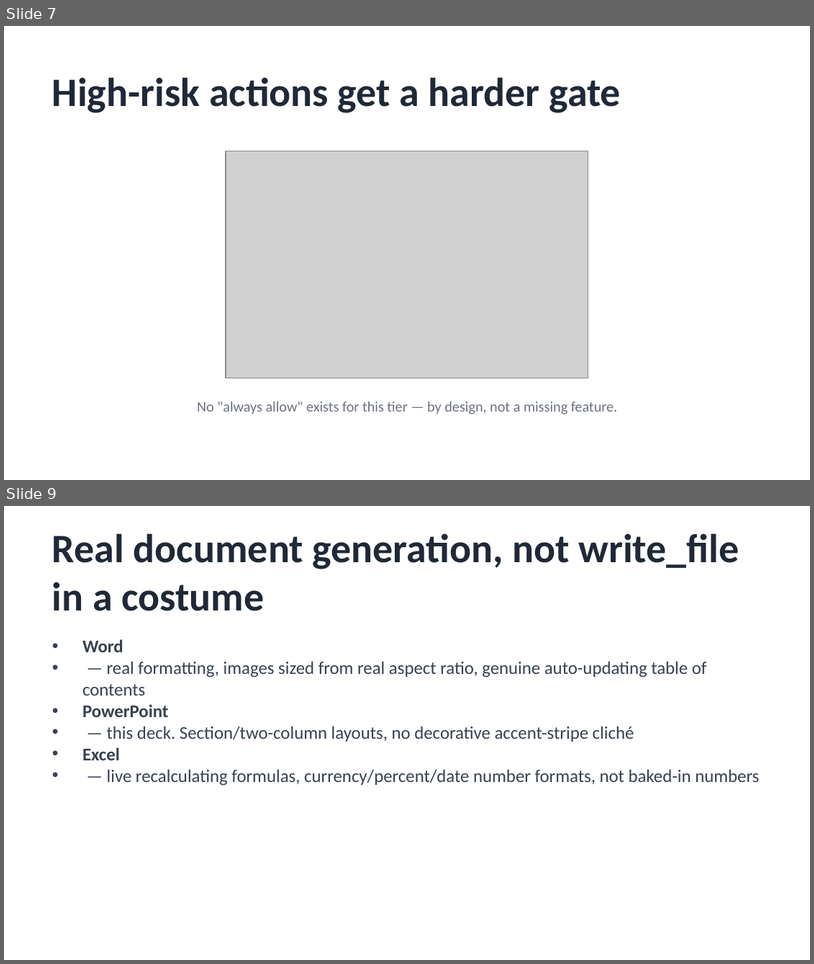
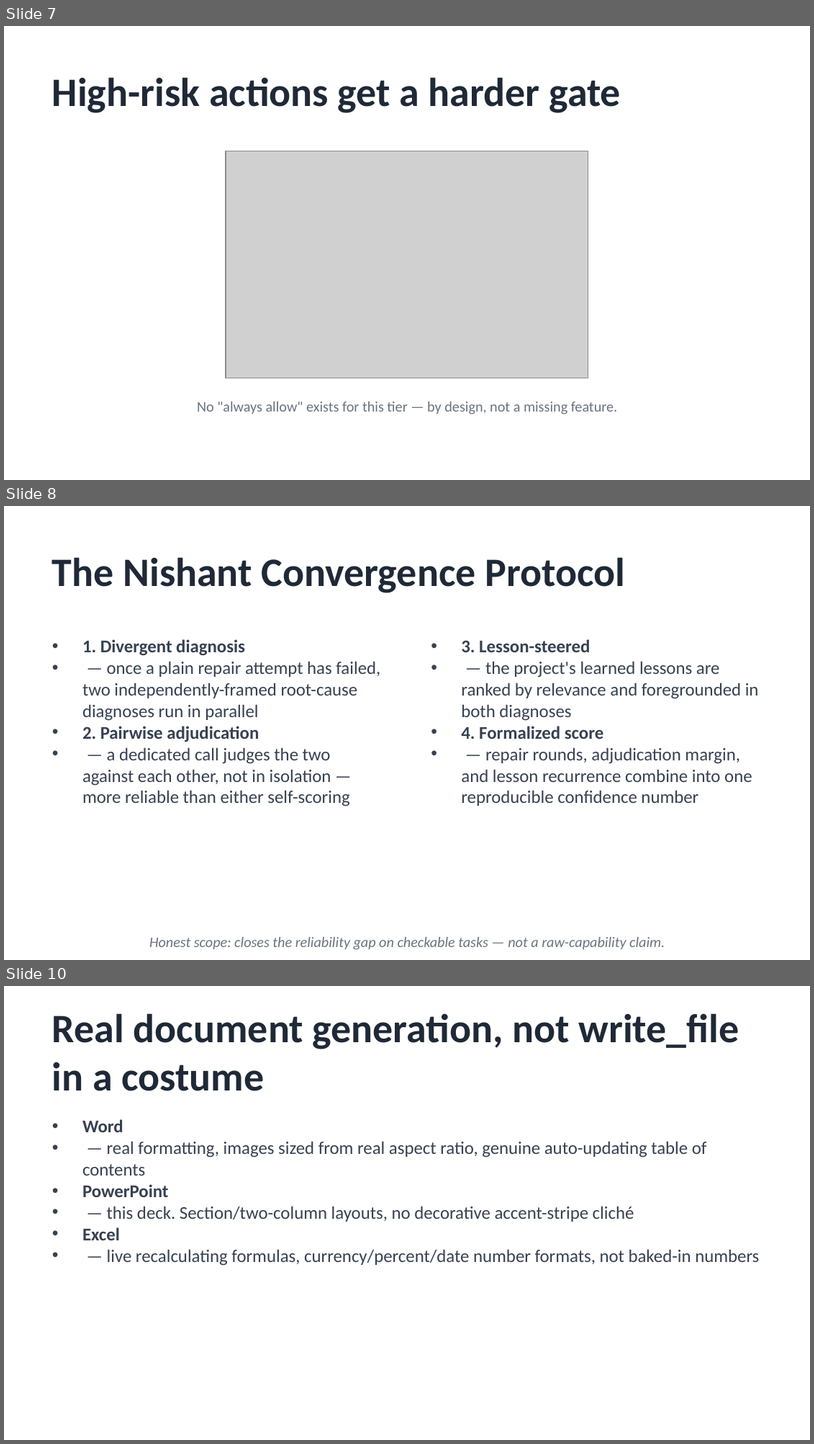
Before and after one commit to nishantsprabhakar/codingagent, a slide deck: docs/assets/Wrexlyn-Pitch-Deck.pptx. Shown one above the other, each under a label of ours: slides 7 and 9 before the commit, slides 7, 8 and 10 after it; the slides between them are not shown. The pictures are 814x964 and 814x1444 pixels, drawn with LibreOffice and Linux fonts; fonts in the diff are those of the drawing; grey boxes stand for pictures. Boxes give left, top, right and bottom in pixels: in the first picture for what was removed or moved away, otherwise in the second. Text is boxed around its words. In the diff, an @@ line names an element or a change of style, - is before the commit and + after.

```diff
--- a/docs/assets/Wrexlyn-Pitch-Deck.pptx
+++ b/docs/assets/Wrexlyn-Pitch-Deck.pptx
@@ slide 8 added at (4,506,810,960), background #FFFFFF @@
@@ text added at (52,557,625,593), 36 pt, text #1F2937, bold @@
+The Nishant Convergence Protocol
@@ text added at (82,639,381,806), 16 pt, text #374151 @@
+• 1. Divergent diagnosis
+• — once a plain repair attempt has failed, two independently-framed root-cause diagnoses run in parallel
+• 2. Pairwise adjudication
+• — a dedicated call judges the two against each other, not in isolation — more reliable than either self-scoring
@@ text added at (461,639,759,806), 16 pt, text #374151 @@
+• 3. Lesson-steered
+• — the project's learned lessons are ranked by relevance and foregrounded in both diagnoses
+• 4. Formalized score
+• — repair rounds, adjudication margin, and lesson recurrence combine into one reproducible confidence number
@@ text added at (149,937,665,950), 13 pt, text #6B7280, italic @@
+Honest scope: closes the reliability gap on checkable tasks — not a raw-capability claim.
@@ what was slide 9 is now slide 10 @@
```
Also in this commit, not shown: 1 slide changed, 6 other files.
